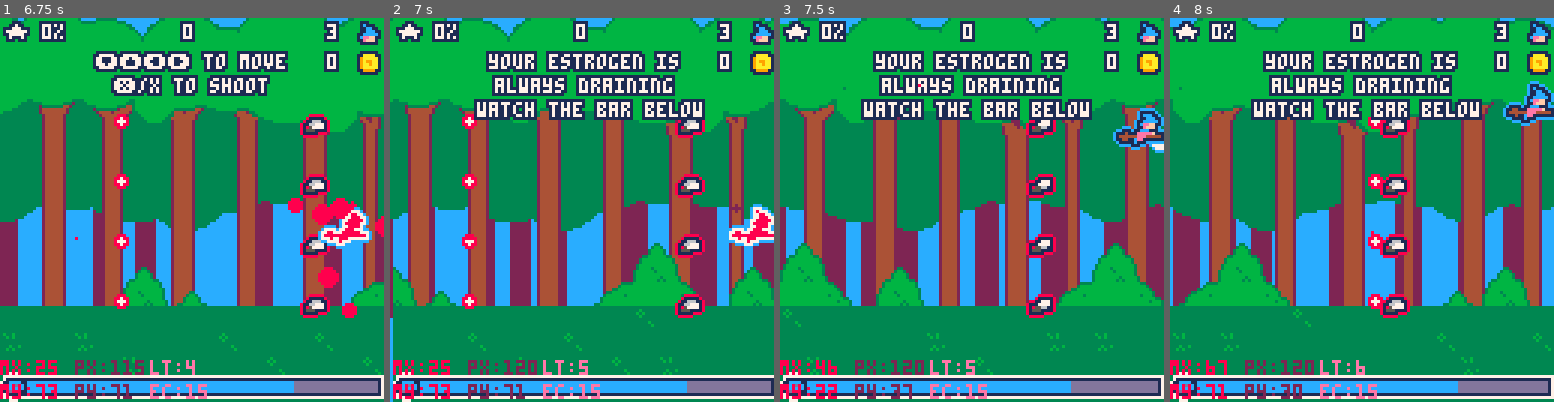
Above: before the commit, frames 1-4 (left to right).
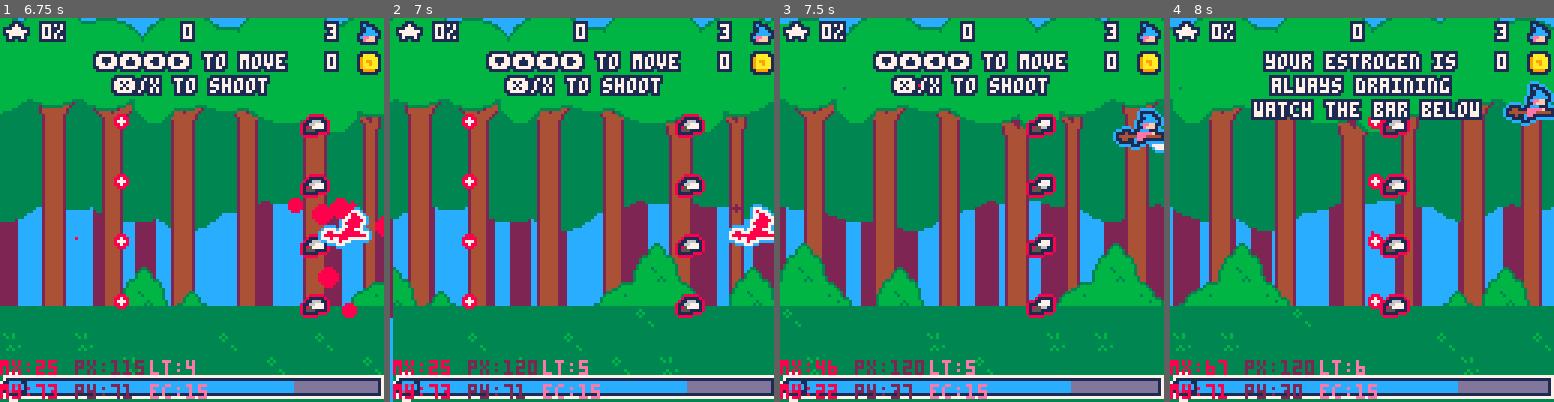
Above: after the commit, the same moments.

Repository: roseblack02/pico8-witch_blaster
Game: PICO-8 cartridge witch_blaster.p8
The game is run twice, just before and just after one commit, with the same random seed, the same clock (stepped at 60 frames per second) and the same inputs.
Inputs (mouse positions are in pixels of both pictures, inside the frame that each line leads up to):
- Up to frame 1 (6.75 s): tap X (X key) at 0.33, 1.07, 1.85, 2.97, 4.08, 5.2, 6.32 s; click (280, 121) at 0.67 s; tap O (Z key) at 0.7, 1.7, 2.1, 2.5, 2.9, 3.3, 3.7, 4.1, 4.5, 4.9, 5.3, 5.7, 6.1, 6.5 s; click (46, 267) at 1.22 s; hold Right 1.6-2.1 s; click (107, 114) at 1.77 s; hold Up 2.15-2.42 s; click (172, 259) at 2.32 s; hold Right 2.47-3.03 s; click (234, 106) at 2.87 s; hold Left 3.08-3.58 s; click (295, 256) at 3.42 s; hold Down 3.63-3.97 s; click (61, 102) at 3.97 s; hold Right 4.02-4.68 s; click (122, 248) at 4.52 s; hold Up 4.73-5.03 s; click (184, 94) at 5.07 s; hold Left 5.08-5.68 s; click (249, 244) at 5.62 s; hold Down 5.73-6.03 s; hold Right 6.08-6.58 s; click (311, 90) at 6.17 s; hold Right from 6.63 s (still down); click (76, 236) at 6.72 s
- Up to frame 2 (7 s): keep holding Right; tap O (Z key) at 6.9 s
- Up to frame 3 (7.5 s): release Right at 7.13 s; hold Up 7.18-7.45 s; click (918, 83) at 7.27 s; tap O (Z key) at 7.3 s; tap X (X key) at 7.43 s
- Up to frame 4 (8 s): hold Right from 7.5 s (still down); tap O (Z key) at 7.7 s; click (1369, 229) at 7.82 s

Frame 1 is identical in both runs. In frame 2, 5.3% of the frame differs, in the area x 21-83%, y 8-27%; in frame 3, 5.3%; in frame 4, nothing differs.

Commit message:
changes to tutorial

Diff:
--- a/witch_blaster.p8
+++ b/witch_blaster.p8
@@ -109,14 +109,6 @@
 		double=false,
 		bullet_colour=7,
 		update=function(self)
-			--reset variables
-			self.down,self.up=false,false
-
-			--count down hit timer
-			if (self.hit_timer>0) self.hit_timer-=1 screen_shake(0.05)
-			--reset is_hit variable and camera
-			if (self.hit_timer<1) self.is_hit=false camera(0,0)
-
 			--count down powerup timer
 			self.powerup_timer-=1
 			self.powerup_timer=mid(0,self.powerup_timer,180)
@@ -126,6 +118,9 @@
 
 			--reset powerup
 			if (self.powerup_timer<1) self.powerup=""
+
+			--reset movement variables
+			self.down,self.up=false,false
 
 			--movement
 			self.velocity_x*=0.85
@@ -206,22 +201,27 @@
 			end
 
 			--collision
+			--count down hit timer
+			if (self.hit_timer>0) self.hit_timer-=1 screen_shake(0.05)
+			--reset is_hit variable and camera
+			if (self.hit_timer<1) self.is_hit=false camera(0,0)
+
 			--make player invulnerable when hit
 			if not self.is_hit then
 				self:check_collision(self)
 			end
 
-			--limit e_level
-			self.e_level=mid(0,self.e_level,116)
-
 			--contstantly drain players e_level
 			if not level_clear then
 				--slow down draining for tutorial
-				if (level==1 and level_timer<20) self.e_level-= 0.025 else self.e_level-=self.e_drain
-			end
+				if (level==1) self.e_level-= 0.025 else self.e_level-=self.e_drain
+			end
+
+			--limit e_level
+			self.e_level=mid(0,self.e_level,116)
 
 			--check if player has lost a life
-			if (self.e_level<1 and self.lives>0) self.x=25 self.y=64 self.lives-=1 self.e_level=116
+			if (self.e_level<1 and self.lives>0) self.x=25 self.y=64 self.lives-=1 self.e_level=116 self:hit_effect(self)
 
 			--check if player is dead
 			if (self.e_level<1 and self.lives<1) state="end"
@@ -234,17 +234,20 @@
 			local enemy
 			for enemy in all(enemy_objs) do
 				if circles_overlapping(self,enemy) then
-					--hit effect
-					self.sprite=5
-					self.is_hit=true
-					self.hit_timer+=60
-					explosion(hit_particle,self.x-2,self.y-10)
-					sfx(1)
-
+					self:hit_effect(self)
 					--take damage
 					self.e_level-=20
 				end
 			end
+		end,
+		hit_effect=function(self)
+			--hit effect
+			self.sprite=5
+			self.is_hit=true
+			self.hit_timer+=60
+			explosion(hit_particle,self.x-2,self.y-10)
+			sfx(1)
+
 		end
 	}
 
@@ -521,7 +524,7 @@
 
 	--powerup
 	--dont show powerup text during tutorial
-	if(not(level==1 and level_timer<30)) outlined_text(player.powerup,64-(#player.powerup*2)-1,12,7,1)
+	if(not level==1) outlined_text(player.powerup,64-(#player.powerup*2)-1,12,7,1)
 
 	--lives
 	outlined_text(player.lives,109,2,7,1)
@@ -559,15 +562,15 @@
 
 	--tutorial text
 	if level==1 and not level_clear then
-		if(level_timer<5) outlined_text("⬇️⬆️⬅️➡️ to move",32,12,7,1) outlined_text("❎/x to shoot",38,20,7,1)
-
-		if(level_timer>5 and level_timer<10) outlined_text("your estrogen is",32,12,7,1) outlined_text("always draining",34,20,7,1) outlined_text("watch the bar below",28,28,7,1)
-		if(level_timer>10 and level_timer<15) outlined_text("you will lose a life",26,12,7,1) outlined_text("if it hits 0",40,20,7,1)
-		if(level_timer>15 and level_timer<20) outlined_text("enemies and pills",32,12,7,1) outlined_text("will fill it up",34,20,7,1)
-
-		if(level_timer>20 and level_timer<25) outlined_text("enemies drop pills,",28,12,7,1) outlined_text("magic, coins, and",30,20,7,1) outlined_text("random powerups",34,28,7,1)
-
-		if(level_timer>25 and level_timer<30) outlined_text("blast using 🅾️/z",32,12,7,1) outlined_text("when magic is at 100%",20,20,7,1)
+		if(level_timer<6) outlined_text("⬇️⬆️⬅️➡️ to move",32,12,7,1) outlined_text("❎/x to shoot",38,20,7,1)
+
+		if(level_timer>6 and level_timer<14) outlined_text("your estrogen is",32,12,7,1) outlined_text("always draining",34,20,7,1) outlined_text("watch the bar below",28,28,7,1)
+		if(level_timer>14 and level_timer<22) outlined_text("you will lose a life",26,12,7,1) outlined_text("when it is empty",36,20,7,1)
+		if(level_timer>22 and level_timer<29) outlined_text("enemies and pills",32,12,7,1) outlined_text("will fill it up",34,20,7,1)
+
+		if(level_timer>29 and level_timer<37) outlined_text("enemies drop pills,",28,12,7,1) outlined_text("magic, coins, and",30,20,7,1) outlined_text("random powerups",34,28,7,1)
+
+		if(level_timer>37 and level_timer<44) outlined_text("blast using 🅾️/z",32,12,7,1) outlined_text("when magic is at 100%",20,20,7,1)
 	end
 end
 
